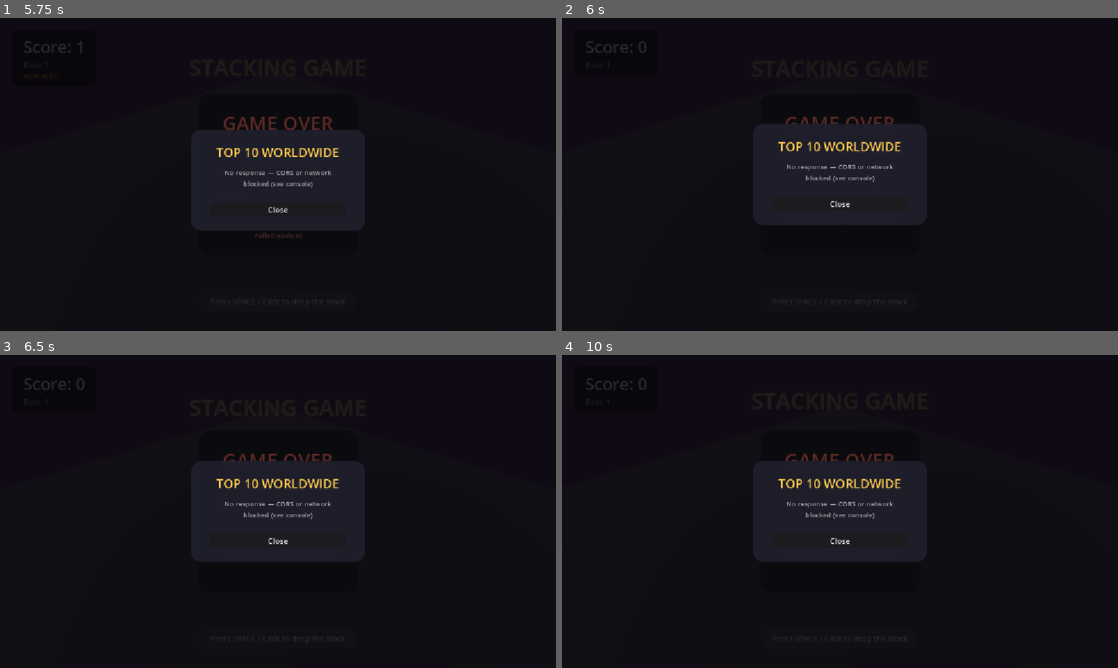
Above: before the commit, frames 1-4 (two rows, left to right).
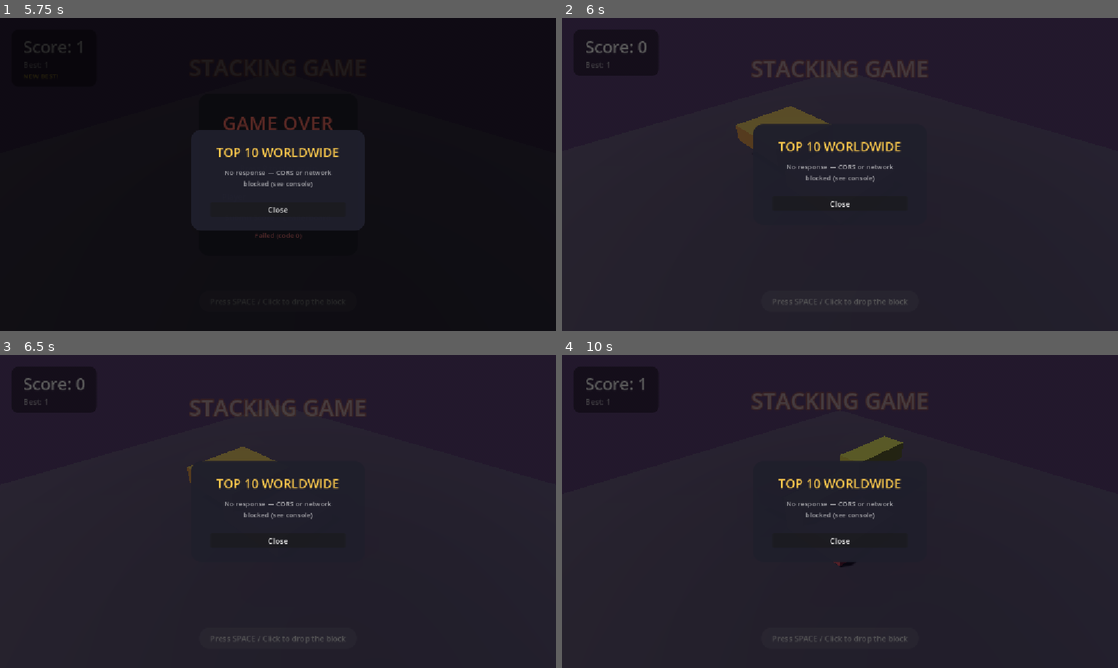
Above: after the commit, the same moments.

Repository: onad1ocrypto/stacking-game
Game: Godot game, scene res://main.tscn
The game is run twice, just before and just after one commit, with the same random seed, the same clock (stepped at 60 frames per second) and the same inputs. Sound files missing from this copy of the repository are replaced by a short silence.
Inputs (mouse positions are in pixels of both pictures, inside the frame that each line leads up to):
- Up to frame 1 (5.75 s): tap Space at 0.5, 0.77 s; move the mouse to (400, 158) at 0.52 s; tap M at 0.6 s; click (400, 158) at 0.67 s; click "Submit Score" at 1.25 s; click "Leaderboard" at 2 s; click "Submit Score" at 2.75 s; click "Leaderboard" at 3.5 s; click "Submit Score" at 4.25 s; click "Leaderboard" at 5 s
- Up to frame 2 (6 s): tap Space at 5.75 s; move the mouse to (728, 190) at 5.77 s; tap R at 5.85 s; click (728, 190) at 5.92 s
- Up to frame 3 (6.5 s): tap Space at 6.02 s
- Up to frame 4 (10 s): tap Space at 6.5, 7.25, 7.52, 8, 8.27, 8.75, 9.02 s; move the mouse to (895, 442) at 6.52 s; tap M at 6.6, 8.1, 9.6 s; click (895, 442) at 6.67 s; move the mouse to (812, 574) at 7.27 s; tap R at 7.35, 8.85 s; click (812, 574) at 7.42 s; move the mouse to (1006, 558) at 8.02 s; click (1006, 558) at 8.17 s; move the mouse to (673, 464) at 8.77 s; click (673, 464) at 8.92 s; move the mouse to (867, 511) at 9.52 s; click (867, 511) at 9.67 s

Frame 1 is identical in both runs. In frame 2, 43% of the frame differs, in the area x 0-100%, y 0-100%; in frame 3, 42%; in frame 4, 45%.

Commit message:
Fix: input bleed-through causing instant game over and name input interruption

Diff:
--- a/Main.gd
+++ b/Main.gd
@@ -23,6 +23,7 @@
 var score := 0
 var high_score := 0
 var game_over := false
+var ignore_input_until_ms := 0
 var camera: Camera3D
 var world_env: WorldEnvironment
 var sky_time := 0.0
@@ -85,6 +86,7 @@
 	_setup_ui()
 	_spawn_base()
 	_spawn_next_block()
+	ignore_input_until_ms = Time.get_ticks_msec() + 500
 
 # ---------- WORLD SETUP (sky, fog, floor, lighting) ----------
 func _setup_world():
@@ -561,6 +563,16 @@
 
 # ---------- INPUT ----------
 func _input(event):
+	# While typing in the name field, don't let game shortcuts (R, Space, click) fire.
+	if name_input and name_input.has_focus():
+		return
+
+	# Ignore input for a brief moment after the game starts/restarts — the
+	# browser's initial click to focus the canvas can otherwise be read as
+	# a genuine "drop the block" action.
+	if Time.get_ticks_msec() < ignore_input_until_ms:
+		return
+
 	if event is InputEventKey and event.pressed and event.keycode == KEY_M:
 		_toggle_music_mute()
 
@@ -691,6 +703,7 @@
 	score_submitted = false
 	submit_button.disabled = false
 	submit_status_label.text = ""
+	ignore_input_until_ms = Time.get_ticks_msec() + 300
 	_spawn_base()
 	_spawn_next_block()
 
Not shown, changed: web-build/index.html
Not shown, changed: web-build/index.pck
